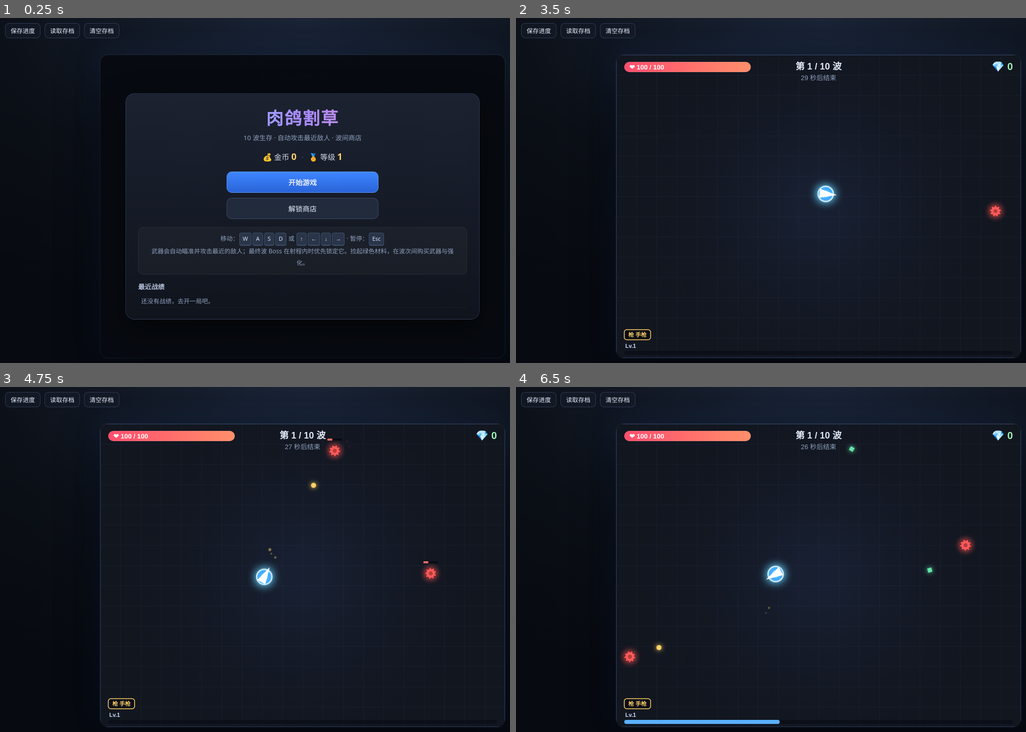
Above: before the commit, frames 1-4 (two rows, left to right).
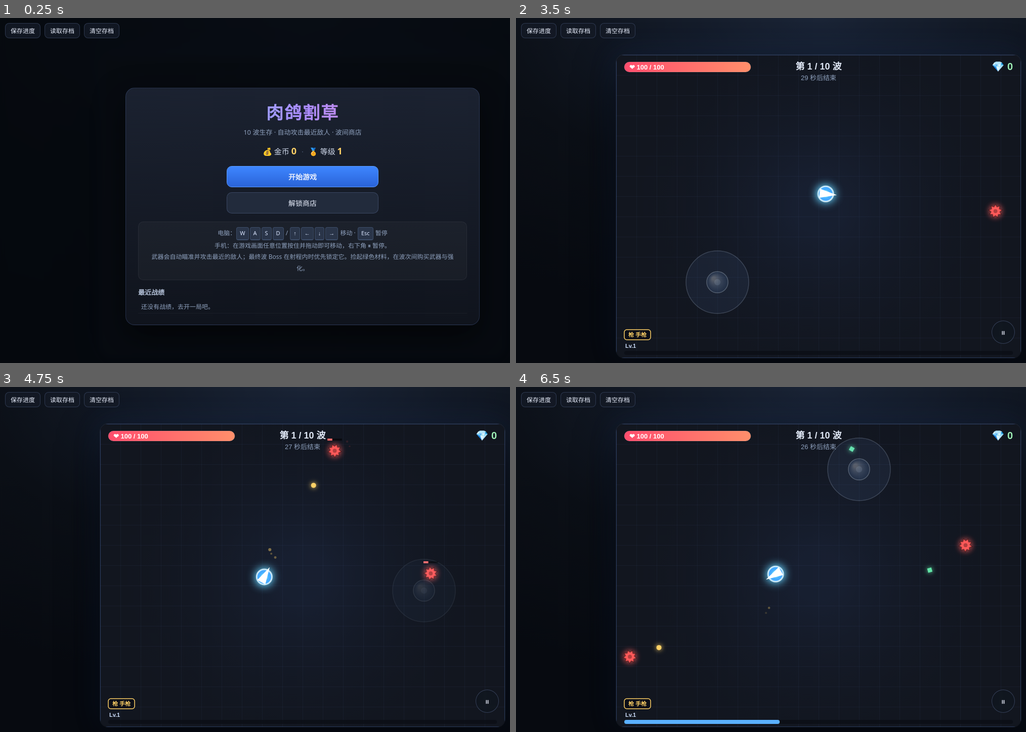
Above: after the commit, the same moments.

Repository: promax-ai/gamea
Game: browser game, page index.html
Same seed, same stepped clock (60 frames per second), same inputs: the game is played once before the commit and once after it.
Inputs (mouse positions are in pixels of both pictures, inside the frame that each line leads up to):
- Up to frame 1 (0.25 s): no input
- Up to frame 2 (3.5 s): click "开始游戏" at 0.27 s; hold Right 1.03-1.53 s; click (816, 235) at 1.07 s; hold Down 1.58-1.85 s; click (735, 176) at 1.67 s; hold Left 1.9-2.47 s; click (898, 159) at 2.27 s; hold Up 2.52-2.82 s; tap W at 2.52 s; click (878, 266) at 2.87 s; hold Right from 2.87 s (still down); click (714, 283) at 3.47 s
- Up to frame 3 (4.75 s): tap S at 3.52 s; release Right at 3.53 s; hold Up 3.58-3.82 s; hold Left 3.87-4.3 s; click (300, 514) at 4.07 s; hold Down 4.35-4.68 s; tap A at 4.52 s; click (423, 590) at 4.67 s; hold Right from 4.73 s (still down)
- Up to frame 4 (6.5 s): release Right at 5.23 s; click (699, 576) at 5.27 s; hold Down 5.28-5.55 s; tap D at 5.52 s; hold Left 5.6-6.17 s; click (776, 680) at 5.87 s; hold Up from 6.22 s (still down); click (857, 469) at 6.47 s

The runs differ from the first frame. In frame 1, 12% of the frame differs, in the area x 19-100%, y 0-99%; in frame 2, 0.3%; in frame 3, less than 0.1%; in frame 4, 0.3%.

Commit message:
Add files via upload

Diff:
--- a/index.html
+++ b/index.html
@@ -2,7 +2,7 @@
 <html lang="zh-CN">
 <head>
 <meta charset="UTF-8">
-<meta name="viewport" content="width=device-width,initial-scale=1">
+<meta name="viewport" content="width=device-width,initial-scale=1,maximum-scale=1,user-scalable=no,viewport-fit=cover">
 <title>肉鸽割草 · 波次生存</title>
 <style>
 :root{
@@ -21,23 +21,44 @@
   color:var(--text);
   font-family:"Segoe UI","Microsoft YaHei","PingFang SC",system-ui,sans-serif;
   display:flex;align-items:center;justify-content:center;
-  min-height:100vh;overflow:hidden;
+  min-height:100vh;
+  min-height:100dvh;
+  overflow:hidden;
+  overscroll-behavior:none;
   user-select:none;
+  -webkit-user-select:none;
+  -webkit-tap-highlight-color:transparent;
 }
 #game-wrap{
   position:relative;
   width:min(800px,96vw,calc(92vh * 4 / 3));
+  width:min(800px,96vw,calc(92dvh * 4 / 3));
   aspect-ratio:4/3;
   border-radius:16px;
   overflow:hidden;
   box-shadow:0 30px 80px rgba(0,0,0,.65),0 0 0 1px rgba(255,255,255,.07),0 0 60px rgba(60,120,255,.12);
 }
-canvas{display:block;width:100%;height:100%;background:#12161f}
+canvas{display:block;width:100%;height:100%;background:#12161f;touch-action:none;-webkit-tap-highlight-color:transparent}
 .topbar{position:fixed;top:12px;left:12px;display:flex;gap:8px;z-index:60}
 .topbar button{
   padding:5px 10px;font-size:12px;border-radius:8px;
   background:rgba(20,26,38,.85);backdrop-filter:blur(4px);
 }
+.pause-btn{
+  position:absolute;right:12px;bottom:28px;z-index:15;
+  width:46px;height:46px;padding:0;border-radius:50%;
+  display:none;align-items:center;justify-content:center;
+  font-size:18px;line-height:1;
+  background:rgba(18,24,36,.55);
+  border:1px solid rgba(160,190,255,.35);
+  backdrop-filter:blur(3px);
+  opacity:.72;
+}
+.pause-btn.show{display:flex}
+.pause-btn:hover{opacity:1}
+.menu-utils{display:none;gap:8px;justify-content:center;flex-wrap:wrap;margin:0 auto 14px;max-width:340px}
+.menu-utils button{font-size:12px;padding:7px 12px}
+.rotate-hint{display:none;margin-top:10px;font-size:12px;color:#ffd166}
 button{
   font-family:inherit;font-size:14px;color:var(--text);
   background:#222b3c;border:1px solid rgba(140,170,230,.22);
@@ -51,14 +72,17 @@
 button.danger{background:linear-gradient(180deg,#e04a68,#b62f4c);border-color:#ff6b86}
 button.ghost{background:transparent}
 #overlay{
-  position:absolute;inset:0;z-index:20;
+  position:fixed;inset:0;z-index:40;
   display:flex;align-items:center;justify-content:center;
-  padding:16px;background:rgba(6,9,14,.8);
+  padding:14px;
+  padding-top:max(14px, env(safe-area-inset-top));
+  padding-bottom:max(14px, env(safe-area-inset-bottom));
+  background:rgba(6,9,14,.82);
   backdrop-filter:blur(7px);overflow-y:auto;
 }
 #overlay.hidden{display:none}
 .panel{
-  width:min(100%,700px);max-height:100%;overflow-y:auto;
+  width:min(100%,700px);max-height:calc(100vh - 28px);max-height:calc(100dvh - 28px);overflow-y:auto;
   background:linear-gradient(180deg,rgba(28,35,50,.97),rgba(16,20,29,.99));
   border:1px solid var(--line);border-radius:18px;
   padding:22px 24px;box-shadow:0 24px 60px rgba(0,0,0,.55);
@@ -189,6 +213,22 @@
   box-shadow:0 10px 30px rgba(0,0,0,.4);
 }
 #toast.show{opacity:1;transform:translate(-50%,0)}
+@media (max-width:700px), (max-height:520px), (pointer:coarse){
+  .topbar{display:none}
+  .menu-utils{display:flex}
+  #game-wrap{
+    width:min(100vw, calc(100vh * 4 / 3));
+    width:min(100vw, calc(100dvh * 4 / 3));
+    border-radius:0;
+    box-shadow:none;
+  }
+  .panel{padding:18px 16px;border-radius:14px}
+  .menu-panel h1{font-size:28px}
+  .btn-row button{flex:1 1 auto}
+}
+@media (orientation:portrait) and (pointer:coarse){
+  .rotate-hint{display:block}
+}
 @media (max-width:640px){
   .menu-panel h1{font-size:26px}
   .offer-grid{grid-template-columns:1fr}
@@ -205,8 +245,9 @@
 </div>
 <div id="game-wrap">
   <canvas id="game" width="800" height="600"></canvas>
-  <div id="overlay"></div>
+  <button id="pauseBtn" class="pause-btn" aria-label="暂停" title="暂停">⏸</button>
 </div>
+<div id="overlay"></div>
 <div id="toast"></div>
 <script>
 /* ============================================================
@@ -424,6 +465,20 @@
 let toastTimer = null;
 const keys = Object.create(null);
 
+// 浮动虚拟摇杆：按下哪里，哪里就是摇杆中心
+const stick = {
+  active: false,
+  id: null,
+  ox: 0, oy: 0,      // 摇杆中心（画布坐标）
+  dx: 0, dy: 0,      // 摇杆偏移（已限制在半径内）
+  nx: 0, ny: 0,      // 归一化方向（长度 = mag）
+  mag: 0,            // 0~1 推杆幅度
+  radius: 60,        // 半径（画布坐标，按下时按屏幕缩放换算）
+  alpha: 0           // 透明度动画
+};
+const pauseBtn = document.getElementById('pauseBtn');
+let pauseBtnShown = false;
+
 function toast(msg){
   const el = document.getElementById('toast');
   el.textContent = msg;
@@ -432,10 +487,12 @@
   toastTimer = setTimeout(function(){ el.classList.remove('show'); }, 1800);
 }
 function hideOverlay(){
+  resetStick();
   overlay.classList.add('hidden');
   overlay.innerHTML = '';
 }
 function showOverlay(html){
+  resetStick();
   overlay.innerHTML = html;
   overlay.classList.remove('hidden');
 }
@@ -467,10 +524,17 @@
         '<button class="primary" onclick="openCharSelect()">开始游戏</button>' +
         '<button onclick="openMeta()">解锁商店</button>' +
       '</div>' +
+      '<div class="menu-utils">' +
+        '<button onclick="saveGame()">保存进度</button>' +
+        '<button onclick="loadGame()">读取存档</button>' +
+        '<button onclick="clearSave()">清空存档</button>' +
+      '</div>' +
       '<div class="help">' +
-        '<p>移动：<kbd>W</kbd><kbd>A</kbd><kbd>S</kbd><kbd>D</kbd> 或 <kbd>↑</kbd><kbd>←</kbd><kbd>↓</kbd><kbd>→</kbd> · 暂停：<kbd>Esc</kbd></p>' +
+        '<p>电脑：<kbd>W</kbd><kbd>A</kbd><kbd>S</kbd><kbd>D</kbd> / <kbd>↑</kbd><kbd>←</kbd><kbd>↓</kbd><kbd>→</kbd> 移动 · <kbd>Esc</kbd> 暂停</p>' +
+        '<p>手机：在游戏画面任意位置按住并拖动即可移动，右下角 ⏸ 暂停。</p>' +
         '<p>武器会自动瞄准并攻击最近的敌人；最终波 Boss 在射程内时优先锁定它。捡起绿色材料，在波次间购买武器与强化。</p>' +
       '</div>' +
+      '<p class="rotate-hint">📱 建议横屏游玩，视野更宽</p>' +
       historyHtml() +
     '</div>'
   );
@@ -1333,22 +1397,34 @@
     }
   }
 
-  // 移动
-  let mx = 0, my = 0;
-  if(keys['w'] || keys['arrowup']) my--;
-  if(keys['s'] || keys['arrowdown']) my++;
-  if(keys['a'] || keys['arrowleft']) mx--;
-  if(keys['d'] || keys['arrowright']) mx++;
-  if(mx !== 0 || my !== 0){
-    const len = Math.hypot(mx, my);
+  // 移动：虚拟摇杆优先，否则键盘
+  let mx = 0, my = 0, moveMag = 0;
+  if(stick.active && stick.mag > 0.001){
+    mx = stick.nx;
+    my = stick.ny;
+    const len = Math.hypot(mx, my) || 1;
     mx /= len; my /= len;
-    p.x += mx * p.speed * dt;
-    p.y += my * p.speed * dt;
+    moveMag = stick.mag;
+  } else if(!stick.active){
+    if(keys['w'] || keys['arrowup']) my--;
+    if(keys['s'] || keys['arrowdown']) my++;
+    if(keys['a'] || keys['arrowleft']) mx--;
+    if(keys['d'] || keys['arrowright']) mx++;
+    if(mx !== 0 || my !== 0){
+      const len = Math.hypot(mx, my);
+      mx /= len; my /= len;
+      moveMag = 1;
+    }
+  }
+  if(moveMag > 0){
+    p.x += mx * p.speed * moveMag * dt;
+    p.y += my * p.speed * moveMag * dt;
     p.aim = Math.atan2(my, mx);
   }
   p.x = clamp(p.x, p.r, W - p.r);
   p.y = clamp(p.y, p.r, H - p.r);
   p.invuln = Math.max(0, p.invuln - dt);
+  stick.alpha += ((stick.active ? 1 : 0) - stick.alpha) * Math.min(1, dt * 16);
 
   // 刷怪
   r.spawnTimer -= dt;
@@ -1779,6 +1855,64 @@
   ctx.textBaseline = 'alphabetic';
 }
 
+function drawJoystick(){
+  if(stick.alpha <= 0.02) return;
+  const a = stick.alpha;
+  const R = stick.radius;
+  const kx = stick.ox + stick.dx;
+  const ky = stick.oy + stick.dy;
+
+  ctx.save();
+  // 半透明底盘
+  ctx.globalAlpha = 0.14 * a;
+  ctx.fillStyle = '#7fb2ff';
+  ctx.beginPath();
+  ctx.arc(stick.ox, stick.oy, R, 0, TAU);
+  ctx.fill();
+
+  ctx.globalAlpha = 0.38 * a;
+  ctx.strokeStyle = '#cfe3ff';
+  ctx.lineWidth = Math.max(1.5, R * 0.02);
+  ctx.beginPath();
+  ctx.arc(stick.ox, stick.oy, R, 0, TAU);
+  ctx.stroke();
+
+  // 中心点
+  ctx.globalAlpha = 0.22 * a;
+  ctx.fillStyle = '#cfe3ff';
+  ctx.beginPath();
+  ctx.arc(stick.ox, stick.oy, R * 0.10, 0, TAU);
+  ctx.fill();
+
+  // 方向线
+  ctx.globalAlpha = 0.20 * a;
+  ctx.strokeStyle = '#cfe3ff';
+  ctx.lineWidth = Math.max(1.5, R * 0.025);
+  ctx.beginPath();
+  ctx.moveTo(stick.ox, stick.oy);
+  ctx.lineTo(kx, ky);
+  ctx.stroke();
+
+  // 摇杆头
+  const kr = R * 0.34;
+  ctx.globalAlpha = 0.52 * a;
+  const g = ctx.createRadialGradient(kx - kr * 0.35, ky - kr * 0.35, kr * 0.15, kx, ky, kr);
+  g.addColorStop(0, 'rgba(255,255,255,0.95)');
+  g.addColorStop(1, 'rgba(110,170,255,0.30)');
+  ctx.fillStyle = g;
+  ctx.beginPath();
+  ctx.arc(kx, ky, kr, 0, TAU);
+  ctx.fill();
+
+  ctx.globalAlpha = 0.55 * a;
+  ctx.strokeStyle = 'rgba(230,242,255,0.9)';
+  ctx.lineWidth = 1.5;
+  ctx.beginPath();
+  ctx.arc(kx, ky, kr, 0, TAU);
+  ctx.stroke();
+  ctx.restore();
+}
+
 function draw(){
   ctx.fillStyle = '#0b0f16';
   ctx.fillRect(0, 0, W, H);
@@ -1805,6 +1939,8 @@
   }
 
   ctx.restore();
+  // 摇杆不参与镜头震动，松手后随 alpha 淡出
+  if(run && state === 'running') drawJoystick();
 }
 
 /* ========================= 输入与主循环 ========================= */
@@ -1814,6 +1950,13 @@
   lastT = now;
 
   if(state === 'running' && run) update(dt);
+
+  const showPause = state === 'running';
+  if(showPause !== pauseBtnShown){
+    pauseBtnShown = showPause;
+    pauseBtn.classList.toggle('show', showPause);
+  }
+
   draw();
   requestAnimationFrame(loop);
 }
@@ -1834,6 +1977,84 @@
   if(state === 'running') togglePause();
 });
 
+/* ========================= 浮动触屏摇杆 ========================= */
+function canvasPoint(e){
+  const rect = canvas.getBoundingClientRect();
+  const sx = rect.width ? W / rect.width : 1;
+  const sy = rect.height ? H / rect.height : 1;
+  return {
+    x: (e.clientX - rect.left) * sx,
+    y: (e.clientY - rect.top) * sy,
+    rect: rect
+  };
+}
+function resetStick(){
+  stick.active = false;
+  stick.id = null;
+  stick.mag = 0;
+  stick.nx = 0;
+  stick.ny = 0;
+  stick.dx = 0;
+  stick.dy = 0;
+  stick.alpha = 0;
+}
+function stickDown(e){
+  if(state !== 'running' || !run) return;
+  if(e.pointerType === 'mouse' && e.button !== 0) return;
+  if(stick.active) return;
+  const pos = canvasPoint(e);
+  stick.active = true;
+  stick.id = e.pointerId;
+  stick.ox = pos.x;
+  stick.oy = pos.y;
+  stick.dx = 0;
+  stick.dy = 0;
+  stick.nx = 0;
+  stick.ny = 0;
+  stick.mag = 0;
+  // 让摇杆在屏幕上的视觉半径固定约 62px，不随画布缩放变小
+  stick.radius = Math.max(44, 62 * (W / (pos.rect.width || W)));
+  stick.alpha = 1;
+  try { canvas.setPointerCapture(e.pointerId); } catch(err) {}
+  e.preventDefault();
+}
+function stickMove(e){
+  if(!stick.active || e.pointerId !== stick.id) return;
+  const pos = canvasPoint(e);
+  let dx = pos.x - stick.ox;
+  let dy = pos.y - stick.oy;
+  const dist = Math.hypot(dx, dy);
+  const R = stick.radius;
+  if(dist > R){
+    dx = dx / dist * R;
+    dy = dy / dist * R;
+  }
+  stick.dx = dx;
+  stick.dy = dy;
+  stick.nx = dx / R;
+  stick.ny = dy / R;
+  const dead = R * 0.08;
+  stick.mag = dist <= dead ? 0 : Math.min(1, (dist - dead) / (R - dead));
+  e.preventDefault();
+}
+function stickUp(e){
+  if(!stick.active) return;
+  if(e && e.pointerId !== undefined && e.pointerId !== stick.id) return;
+  stick.active = false;
+  stick.id = null;
+  stick.mag = 0;
+  stick.nx = 0;
+  stick.ny = 0;
+}
+canvas.addEventListener('pointerdown', stickDown, { passive: false });
+canvas.addEventListener('pointermove', stickMove, { passive: false });
+canvas.addEventListener('pointerup', stickUp);
+canvas.addEventListener('pointercancel', stickUp);
+canvas.addEventListener('lostpointercapture', stickUp);
+canvas.addEventListener('contextmenu', function(e){ e.preventDefault(); });
+window.addEventListener('pointerup', stickUp);
+pauseBtn.addEventListener('click', function(){ togglePause(); });
+
 /* ========================= 启动 ========================= */
 try {
   const raw = localStorage.getItem(SAVE_KEY);
